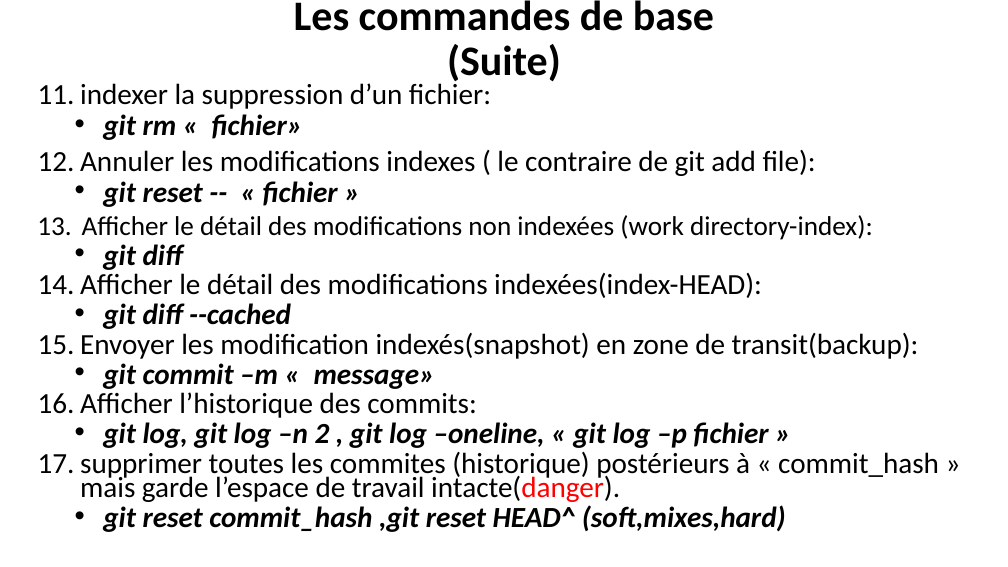
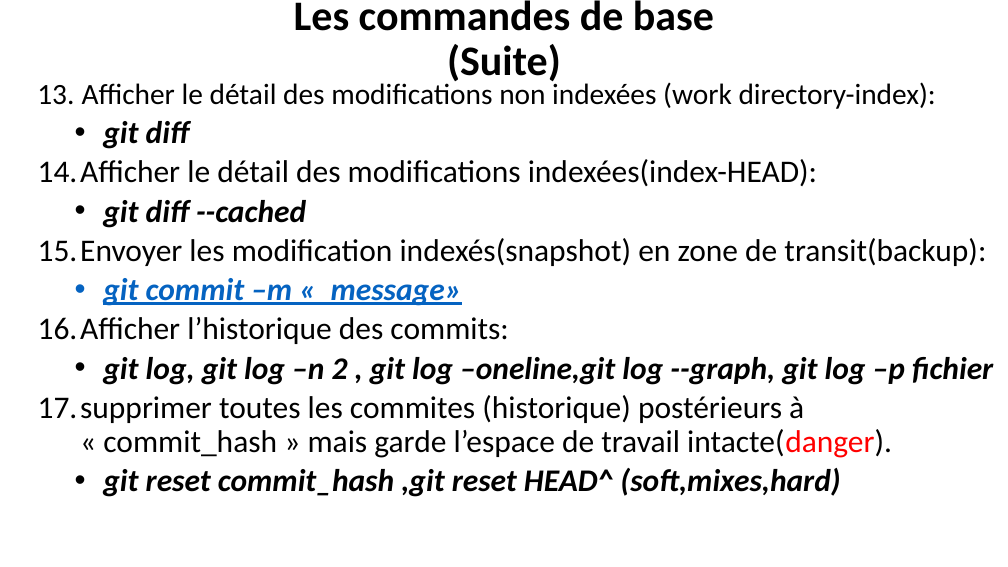
Before and after one commit to belakebiboussad/form, a slide deck: slide 10 of Formation Git.pptx. Drawn at 1008x567 pixels with LibreOffice and Linux fonts; fonts in the diff are those of the drawing. Boxes give left, top, right and bottom in pixels: in the first picture for what was removed or moved away, otherwise in the second. Text is boxed around its words. In the diff, an @@ line names an element or a change of style, - is before the commit and + after.

```diff
--- a/Formation Git.pptx
+++ b/Formation Git.pptx
@@ text at [38,80,986,497]: size 25.9 to 28 pt in "Afficher le détail des modifications non indexées ..."; size 27.8 to 30 pt in "git diff", "Afficher le détail des modifications indexées(index-HEAD):", "git diff --cached", "Envoyer les modification indexés(snapshot) en zone de ..." and 4 more places; text colour #000000 to #0563C1, underline on in "git commit –m « message»"; line spacing 0.7 to 0.9 @@
@@ text at [80,80,816,207]: paragraphs removed @@
-  11. indexer la suppression d’un fichier:
-  • git rm « fichier»
-  12. Annuler les modifications indexes ( le contraire de git add file):
-  • git reset -- « fichier »
@@ text at [103,357,993,385]: text changed; size 27.8 to 30 pt @@
-  • git log, git log –n 2 , git log –oneline, « git log –p fichier »
+  • git log, git log –n 2 , git log –oneline,git log --graph, git log –p fichier
```
Also in this commit, not shown: 2 other slides changed, 3 slides added, 1 slide removed, 1 other file.
